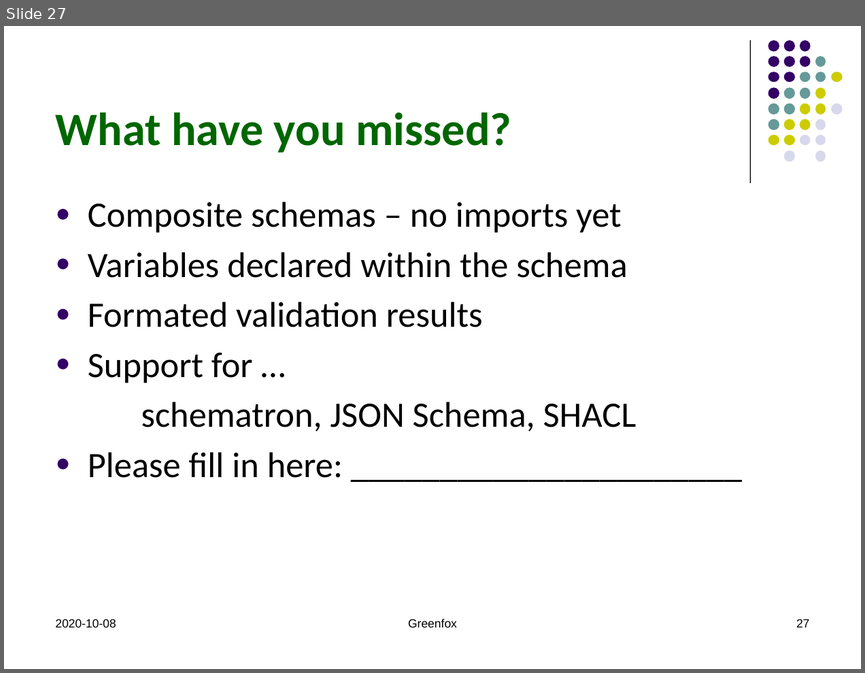
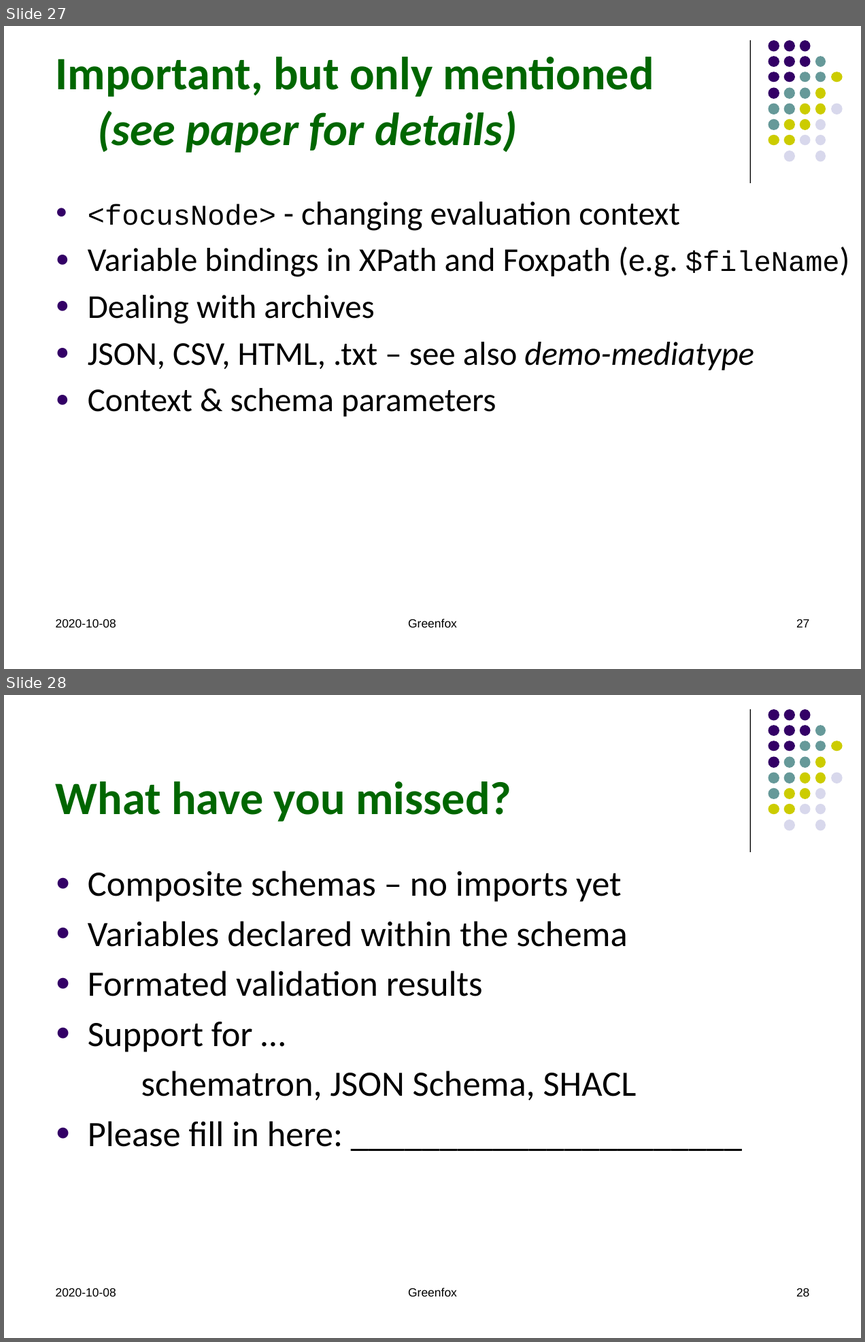
Before and after one commit to hrennau/greenfox, a slide deck: declarative-amsterdam-2020/an-introduction-to-greenfox/an-introduction-to-greenfox.pptx. Shown one above the other, each under a label of ours: slide 27 before the commit, slides 27 and 28 after it. The pictures are 865x673 and 865x1342 pixels, drawn with LibreOffice and Linux fonts; fonts in the diff are those of the drawing. Boxes give left, top, right and bottom in pixels: in the first picture for what was removed or moved away, otherwise in the second. Text is boxed around its words. In the diff, an @@ line names an element or a change of style, - is before the commit and + after.

Commit message:
More minor changes of the presentation, adding a slide "Things only mentioned".

```diff
--- a/declarative-amsterdam-2020/an-introduction-to-greenfox/an-introduction-to-greenfox.pptx
+++ b/declarative-amsterdam-2020/an-introduction-to-greenfox/an-introduction-to-greenfox.pptx
@@ slide 27 added at (4, 26, 861, 669), background #FFFFFF; not listed: 32 template elements that a slide beside it also shows @@
@@ title added at (56, 57, 654, 152), 39 pt, text #006600, bold @@
+Important, but only mentioned
+(see paper for details)
@@ text added at (88, 201, 840, 416), 28 pt, text #000000 @@
+● <focusNode> - changing evaluation context
+● Variable bindings in XPath and Foxpath (e.g. $fileName)
+● Dealing with archives
+● JSON, CSV, HTML, .txt – see also demo-mediatype
+● Context & schema parameters
@@ text added at (56, 618, 116, 627), 10 pt, text #000000 @@
+2020-10-08
@@ text added at (408, 618, 457, 627), 10 pt, text #000000 @@
+Greenfox
@@ page number added at (796, 618, 809, 627), 10 pt, text #000000 @@
+27
@@ what was slide 27 is now slide 28 @@
@@ page number at (796, 1287, 809, 1296): text changed @@
-27
+28
```
Also in this commit, not shown: 8 slides changed.
